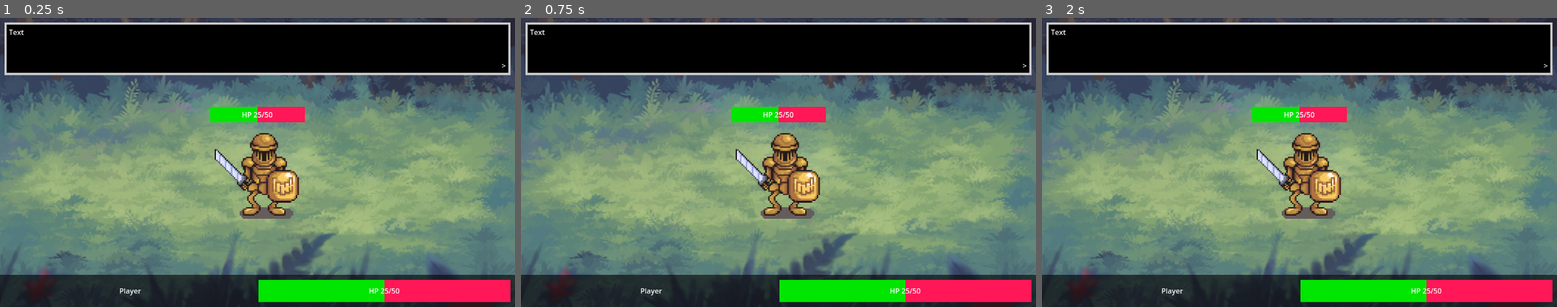
Above: before the commit, frames 1-3 (left to right).
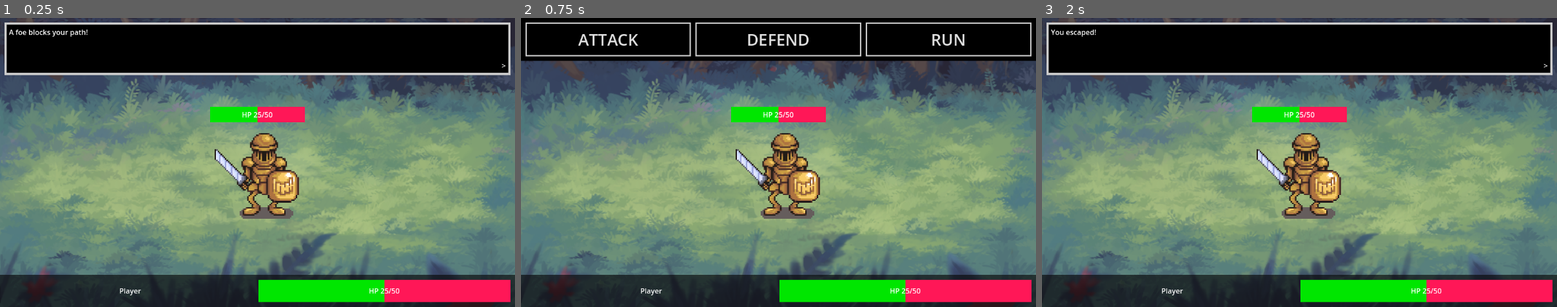
Above: after the commit, the same moments.

Repository: Opuhlos/Topielski-Turn-Based-System
Game: Godot game, scene res://scenes/battle.tscn
Same seed, same stepped clock (60 frames per second), same inputs: the game is played once before the commit and once after it. The project has no main scene, so this scene is started directly.
Inputs (mouse positions are in pixels of both pictures, inside the frame that each line leads up to):
- Up to frame 1 (0.25 s): no input
- Up to frame 2 (0.75 s): tap Enter (ui_accept) at 0.5 s; move the mouse to (891, 148) at 0.52 s; hold Enter (ui_accept) from 0.53 s (still down); click (891, 148) at 0.67 s
- Up to frame 3 (2 s): release Enter (ui_accept) at 1.25 s; click (1469, 38) at 1.25 s, where only the run after the commit has a clickable "RUN"

The runs differ from the first frame. In frame 1, 0.2% of the frame differs, in the area x 1-18%, y 4-7%; in frame 2, 8.7%, in the area x 0-100%, y 0-20%; in frame 3, 0.1%.

Commit message:
run functionality

Diff:
--- a/topielskis-system/scenes/battle.tscn
+++ b/topielskis-system/scenes/battle.tscn
@@ -1,5 +1,6 @@
-[gd_scene load_steps=10 format=3 uid="uid://dmbi722kcf5ra"]
-
+[gd_scene load_steps=11 format=3 uid="uid://dmbi722kcf5ra"]
+
+[ext_resource type="Script" uid="uid://bjjfpfdr570gj" path="res://scripts/battle.gd" id="1_p1qf1"]
 [ext_resource type="Texture2D" uid="uid://ni5b0u5b0aju" path="res://assets/battleback1.png" id="1_th188"]
 [ext_resource type="Texture2D" uid="uid://b0t24sgeqoo60" path="res://assets/09.png" id="2_p1qf1"]
 
@@ -41,6 +42,7 @@
 grow_vertical = 2
 size_flags_horizontal = 0
 size_flags_vertical = 8
+script = ExtResource("1_p1qf1")
 
 [node name="Background" type="TextureRect" parent="."]
 layout_mode = 0
@@ -143,7 +145,6 @@
 vertical_alignment = 1
 
 [node name="ActionsPanel" type="Panel" parent="."]
-visible = false
 layout_mode = 1
 anchors_preset = 10
 anchor_right = 1.0
--- /dev/null
+++ b/topielskis-system/scripts/battle.gd
@@ -0,0 +1,31 @@
+extends Control
+
+signal textbox_closed
+
+func _ready() -> void:
+	$ActionsPanel.hide()
+	$Textbox.hide()
+
+	# Connect the run button pressed signal to code here that handles its functionality
+	$ActionsPanel/MarginContainer/Actions/RunButton.pressed.connect(_on_pressed_run_button)
+
+	display_text("A foe blocks your path!")
+	# An alternative way that still functions
+	# await Signal(self, "textbox_closed" )
+	await textbox_closed
+	$ActionsPanel.show()
+
+func _input(event: InputEvent) -> void:
+	if (Input.is_action_pressed("ui_accept") or Input.is_mouse_button_pressed(MOUSE_BUTTON_LEFT)) and $Textbox.visible:
+		$Textbox.hide()
+		textbox_closed.emit()
+
+func display_text(text: String) -> void:
+	$ActionsPanel.hide()
+	$Textbox.show()
+	$Textbox/Panel/MarginContainer/Text.text = text
+
+func _on_pressed_run_button() -> void:
+	display_text("You escaped!")
+	await textbox_closed
+	get_tree().quit()
Not shown, added: topielskis-system/scripts/battle.gd.uid
